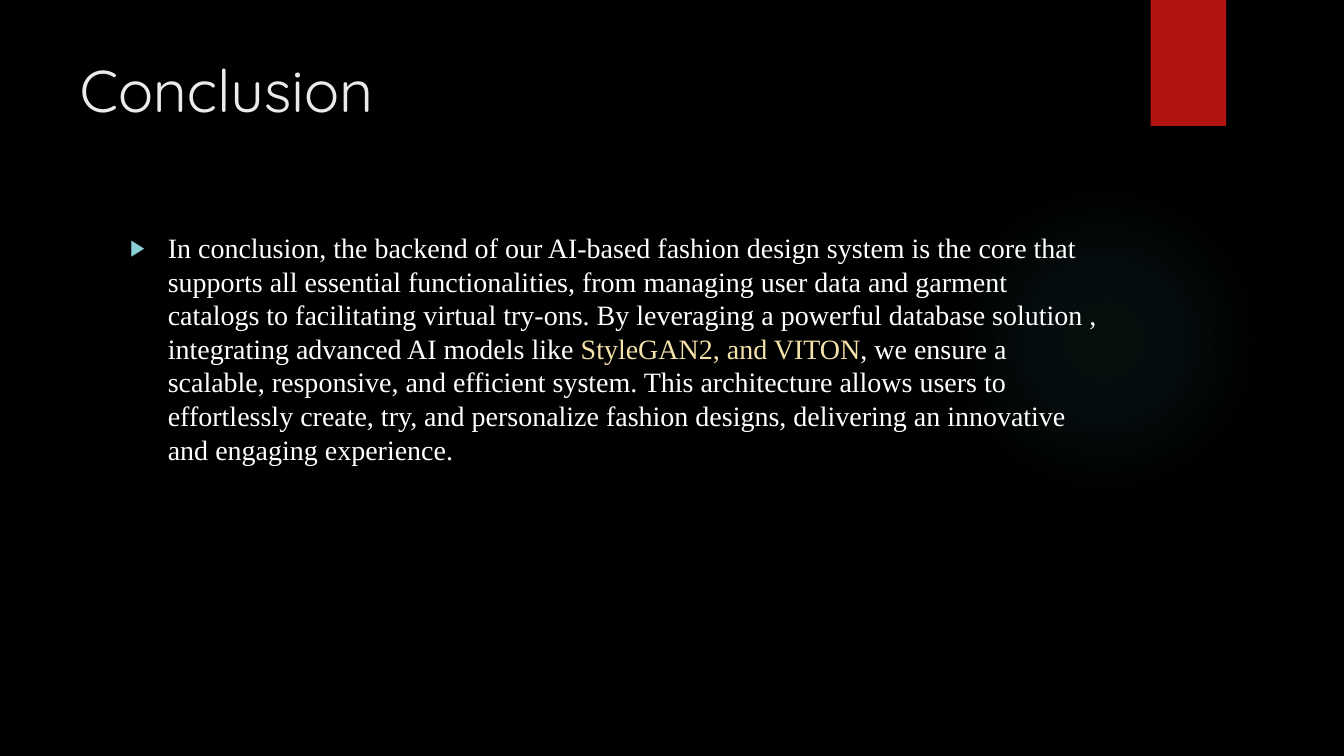
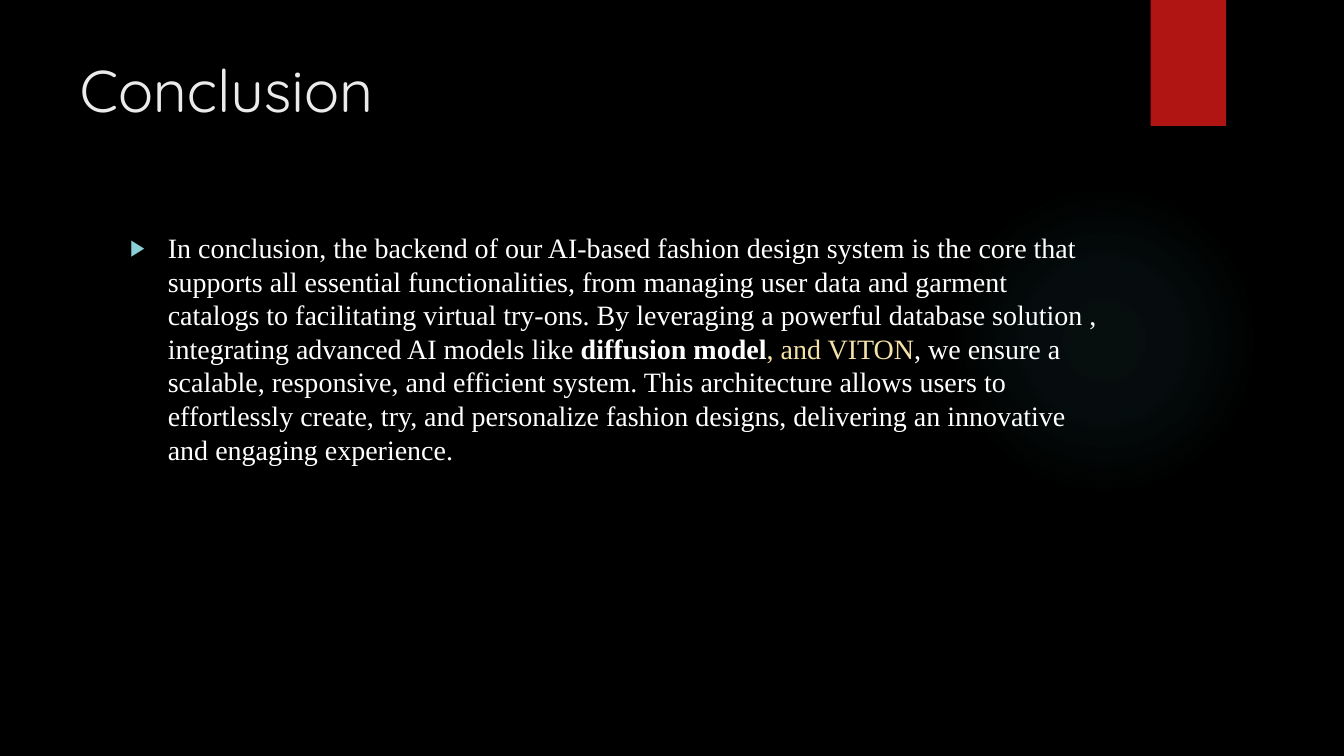
Before and after one commit to shilpa2101/AI-based-fashion-design-system, a slide deck: slide 13 of ai_fashion.pptx (slide 14 before the commit). Drawn at 1344x756 pixels with LibreOffice and Linux fonts; fonts in the diff are those of the drawing; background and template pictures are left out. Boxes give left, top, right and bottom in pixels: in the first picture for what was removed or moved away, otherwise in the second. Text is boxed around its words. In the diff, an @@ line names an element or a change of style, - is before the commit and + after.

```diff
--- a/ai_fashion.pptx
+++ b/ai_fashion.pptx
@@ text at (168, 238, 1082, 465): text changed @@
-▶ In conclusion, the backend of our AI-based fashion design system is the core that supports all essential functionalities, from managing user data and garment catalogs to facilitating virtual try-ons. By leveraging a powerful database solution , integrating advanced AI models like StyleGAN2, and VITON, we ensure a scalable, responsive, and efficient system. This architecture allows users to effortlessly create, try, and personalize fashion designs, delivering an innovative and engaging experience.
+▶ In conclusion, the backend of our AI-based fashion design system is the core that supports all essential functionalities, from managing user data and garment catalogs to facilitating virtual try-ons. By leveraging a powerful database solution , integrating advanced AI models like diffusion model, and VITON, we ensure a scalable, responsive, and efficient system. This architecture allows users to effortlessly create, try, and personalize fashion designs, delivering an innovative and engaging experience.
```
Also in this commit, not shown: 4 other slides changed, 1 slide removed.
